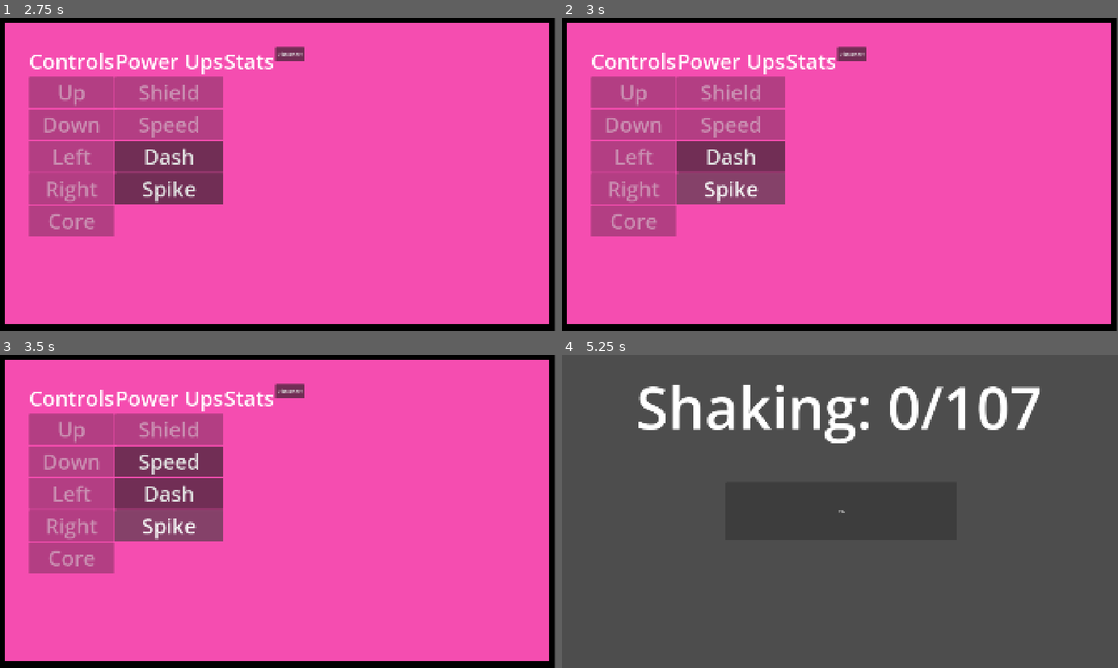
Above: before the commit, frames 1-4 (two rows, left to right).
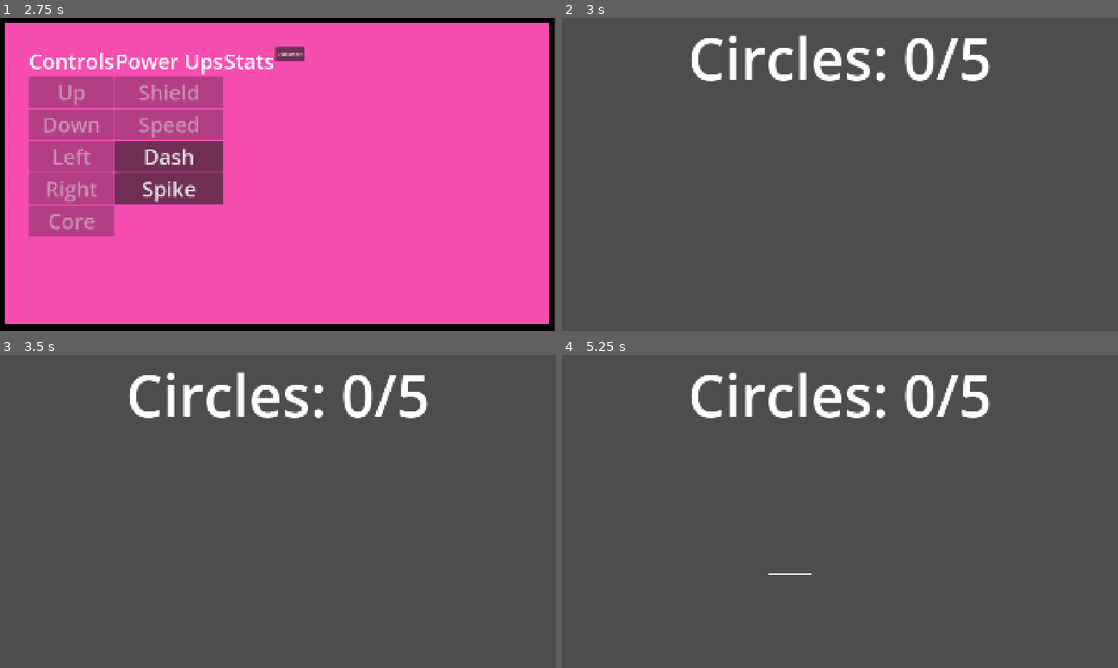
Above: after the commit, the same moments.

Repository: StoriTella/drunkenflyersclient
Game: Godot game, scene res://scenes/game.tscn
Two runs of this game, one before a commit and one after it. Both use one fixed random seed, a clock stepped at 60 frames per second and the inputs below. This scene is started directly instead of the project's main scene. Sound files missing from this copy of the repository are replaced by a short silence.
Inputs (mouse positions are in pixels of both pictures, inside the frame that each line leads up to):
- Up to frame 1 (2.75 s): click "Dash" at 0.5 s; tap Enter at 1.25 s; move the mouse to (400, 158) at 1.27 s; click (400, 158) at 1.42 s; tap Space at 2 s; drag from (166, 190) to (250, 237) at 2.02 s
- Up to frame 2 (3 s): click "Spike" at 2.75 s
- Up to frame 3 (3.5 s): no input
- Up to frame 4 (5.25 s): click (728, 461) at 3.5 s, where only the run before the commit has a clickable "Speed"; tap Enter at 4.25 s; move the mouse to (895, 442) at 4.27 s; click (895, 442) at 4.42 s; tap Space at 5 s; drag from (812, 574) to (673, 464) at 5.02 s

Frame 1 is identical in both runs. In frame 2, 100% of the frame differs, in the area x 0-100%, y 0-100%; in frame 3, 100%; in frame 4, 5.5%.

Commit message:
add spikes

Diff:
--- a/scenes/game.tscn
+++ b/scenes/game.tscn
@@ -145,4 +145,5 @@
 [connection signal="timeout" from="PanelContainer/HBoxContainer/VBoxContainerPowerUps/SpeedButton/SpeedTimer" to="." method="_on_speed_timer_timeout"]
 [connection signal="pressed" from="PanelContainer/HBoxContainer/VBoxContainerPowerUps/DashButton" to="." method="_on_dash_button_pressed"]
 [connection signal="timeout" from="PanelContainer/HBoxContainer/VBoxContainerPowerUps/DashButton/DashTimer" to="." method="_on_dash_timer_timeout"]
+[connection signal="pressed" from="PanelContainer/HBoxContainer/VBoxContainerPowerUps/SpikeButton" to="." method="_on_spike_button_pressed"]
 [connection signal="pressed" from="PanelContainer/HBoxContainer/Disconnect" to="." method="_on_disconnect_pressed"]
--- /dev/null
+++ b/scenes/minigames/Spike.tscn
@@ -0,0 +1,34 @@
+[gd_scene format=3 uid="uid://3x8dq3m1dcnq"]
+
+[ext_resource type="Script" uid="uid://buvrvuefsxq5u" path="res://scripts/minigames/spike.gd" id="1_ukgkm"]
+
+[sub_resource type="Theme" id="Theme_ukgkm"]
+default_font_size = 200
+
+[node name="Spike" type="Control" unique_id=296717952]
+layout_mode = 3
+anchors_preset = 15
+anchor_right = 1.0
+anchor_bottom = 1.0
+grow_horizontal = 2
+grow_vertical = 2
+script = ExtResource("1_ukgkm")
+
+[node name="Timer" type="Timer" parent="." unique_id=1446313536]
+wait_time = 5.0
+
+[node name="Line2D" type="Line2D" parent="." unique_id=308534042]
+
+[node name="StatusLabel" type="Label" parent="." unique_id=1249588986]
+layout_mode = 1
+anchors_preset = 5
+anchor_left = 0.5
+anchor_right = 0.5
+offset_left = -20.0
+offset_right = 20.0
+offset_bottom = 23.0
+grow_horizontal = 2
+theme = SubResource("Theme_ukgkm")
+text = "Circles: 0/5"
+
+[connection signal="timeout" from="Timer" to="." method="_on_timer_timeout"]
--- a/scripts/client/game.gd
+++ b/scripts/client/game.gd
@@ -29,6 +29,10 @@
 func _on_dash_button_pressed() -> void:
 	speed_button.disabled = true
 	get_tree().change_scene_to_file("res://scenes/minigames/Slide.tscn")
+
+func _on_spike_button_pressed() -> void:
+	spike_button.disabled = true
+	get_tree().change_scene_to_file("res://scenes/minigames/Spike.tscn")
 
 func _on_speed_timer_timeout() -> void:
 	speed_button.disabled = false
--- a/scripts/client/global.gd
+++ b/scripts/client/global.gd
@@ -223,3 +223,8 @@
 @rpc("any_peer", "call_remote", "unreliable")
 func perform_dash(direction: Vector2, force: float):
 	pass
+
+
+@rpc("any_peer", "call_remote", "unreliable")
+func spike_powerup():
+	pass
--- a/scripts/minigames/slide.gd
+++ b/scripts/minigames/slide.gd
@@ -44,9 +44,5 @@
 	line.add_point(swipe_start)
 	line.add_point(current_pos)
 
-func complete_minigame():
-	Global.is_in_minigame = false
-	get_tree().change_scene_to_file("res://scenes/game.tscn")
-
 func _on_timer_timeout() -> void:
 	Minigames.complete_minigame(false)
--- /dev/null
+++ b/scripts/minigames/spike.gd
@@ -0,0 +1,100 @@
+extends Control
+
+@export var required_slices_per_circle: int = 8
+@export var required_circles: int = 5
+@export var radius: float = 150.0
+
+var circles_completed: int = 0
+var current_slices_drawn: int = 0
+var current_drawn_angles: Array = []
+var is_drawing: bool = false
+var center: Vector2 = Vector2.ZERO
+var circle_completing: bool = false
+
+@onready var line: Line2D = $Line2D
+@onready var status_label: Label = $StatusLabel
+
+func _ready():
+	Global.is_in_minigame = true
+	line.width = 5
+	line.default_color = Color.WHITE
+	update_status_label()
+
+func _input(event):
+	if event is InputEventScreenTouch or event is InputEventMouseButton:
+		if event.pressed:
+			start_draw(event.position)
+		else:
+			if is_drawing:
+				end_draw()
+
+	if (event is InputEventScreenDrag or event is InputEventMouseMotion) and is_drawing:
+		update_draw(event.position)
+
+func start_draw(pos: Vector2):
+	center = pos
+	current_slices_drawn = 0
+	current_drawn_angles.clear()
+	line.clear_points()
+	is_drawing = true
+
+func update_draw(pos: Vector2):
+	var direction = pos - center
+	var angle = rad_to_deg(atan2(direction.y, direction.x))
+	var slice_index = int((angle + 180) / (360.0 / required_slices_per_circle))
+
+	if not current_drawn_angles.has(slice_index) and current_slices_drawn < required_slices_per_circle:
+		current_drawn_angles.append(slice_index)
+		current_slices_drawn += 1
+
+		var slice_angle = slice_index * (360.0 / required_slices_per_circle) - 180
+		var rad = deg_to_rad(slice_angle)
+		var end_point = center + Vector2(cos(rad), sin(rad)) * radius
+
+		line.add_point(center)
+		line.add_point(end_point)
+
+		if current_slices_drawn >= required_slices_per_circle and not circle_completing:
+			complete_circle()
+
+func complete_circle():
+	if circle_completing:
+		return
+	circle_completing = true
+
+	circles_completed += 1
+	update_status_label()
+
+	if circles_completed >= required_circles:
+		complete_minigame()
+	else:
+		show_circle_complete()
+		await get_tree().create_timer(0.2).timeout
+		line.clear_points()
+		current_slices_drawn = 0
+		current_drawn_angles.clear()
+		is_drawing = false
+
+	circle_completing = false
+
+func show_circle_complete():
+	var label = Label.new()
+	label.text = "Circle " + str(circles_completed) + "/" + str(required_circles) + "!"
+	label.position = center - Vector2(50, 50)
+	add_child(label)
+	await get_tree().create_timer(1.0).timeout
+	label.queue_free()
+
+func update_status_label():
+	if status_label:
+		status_label.text = "Circles: " + str(circles_completed) + "/" + str(required_circles)
+
+func end_draw():
+	is_drawing = false
+
+func complete_minigame():
+	Global.rpc("spike_powerup")
+	Minigames.complete_minigame(true)
+
+func _on_timer_timeout() -> void:
+	Minigames.complete_minigame(false)
Not shown, added: scripts/minigames/spike.gd.uid
